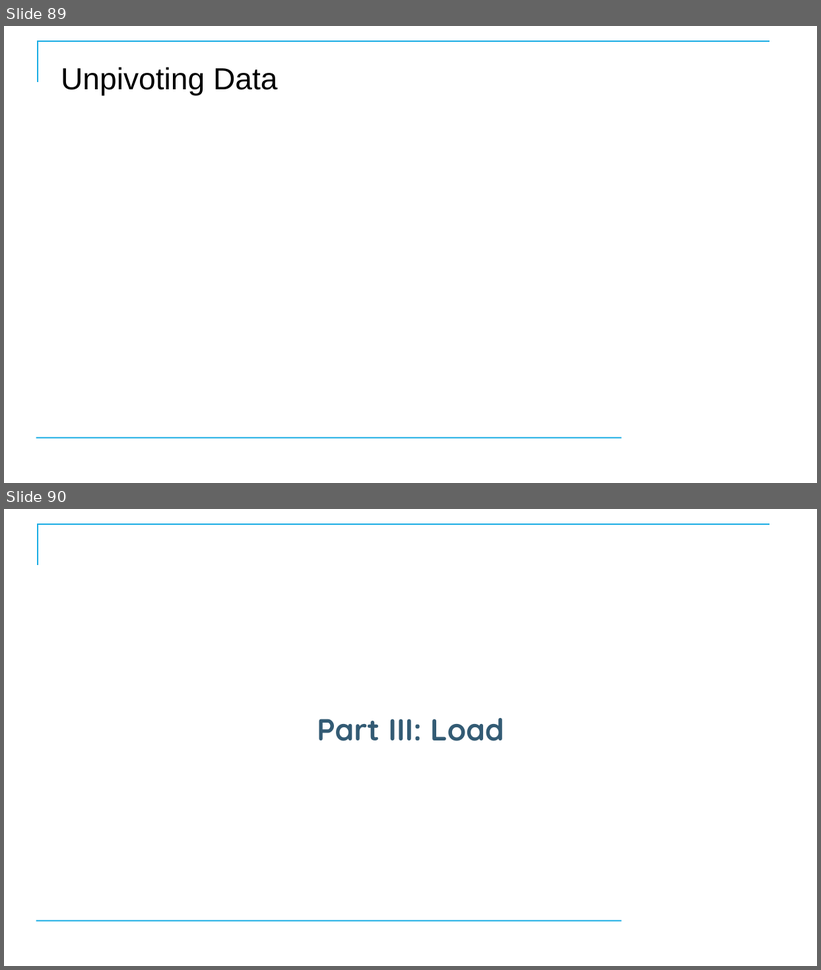
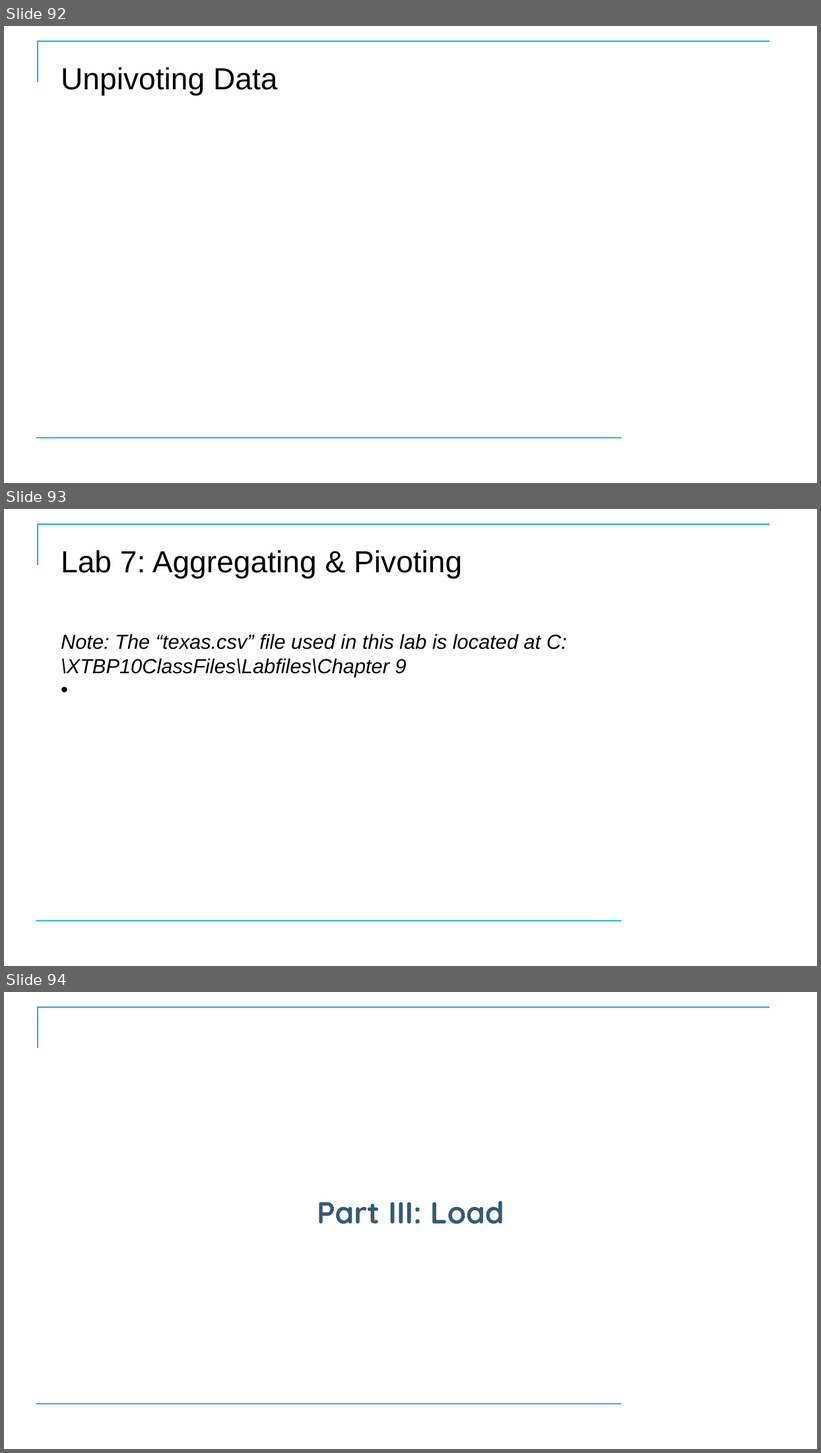
Before and after one commit to CostelloTechnicalConsulting/XTBP10---Tableau-Prep-Introduction, a slide deck: ppt/TableauPrepBuilderIntroV1_1.pptx. Shown one above the other, each under a label of ours: slides 89 and 90 before the commit, slides 92, 93 and 94 after it. The pictures are 821x970 and 821x1453 pixels, drawn with LibreOffice and Linux fonts; fonts in the diff are those of the drawing; background and template pictures are left out. Boxes give left, top, right and bottom in pixels: in the first picture for what was removed or moved away, otherwise in the second. Text is boxed around its words. In the diff, an @@ line names an element or a change of style, - is before the commit and + after.

```diff
--- a/ppt/TableauPrepBuilderIntroV1_1.pptx
+++ b/ppt/TableauPrepBuilderIntroV1_1.pptx
@@ slide 93 added at [4,509,817,966], background #FFFFFF; not listed: 2 template elements that a slide beside it also shows @@
@@ title added at [61,550,462,579], 36 pt, text #000000 @@
+Lab 7: Aggregating & Pivoting
@@ subtitle added at [61,634,567,677], 24 pt, text #000000, italic @@
+Note: The “texas.csv” file used in this lab is located at C:\XTBP10ClassFiles\Labfiles\Chapter 9
@@ what was slide 89 is now slide 92 @@
@@ what was slide 90 is now slide 94 @@
```
Also in this commit, not shown: 7 slides changed, 7 other slides added, 4 slides removed, 3 other files.
